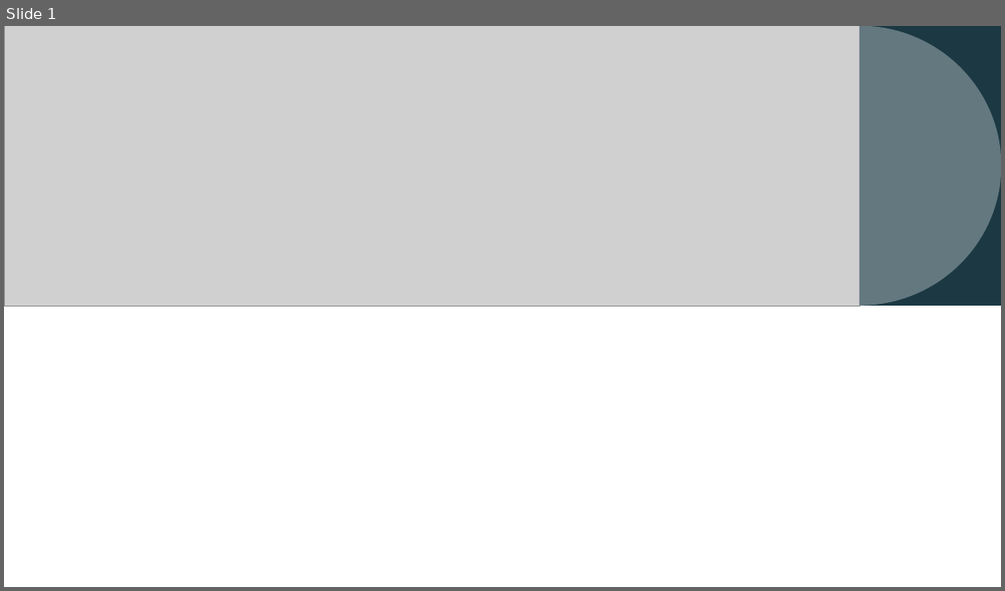
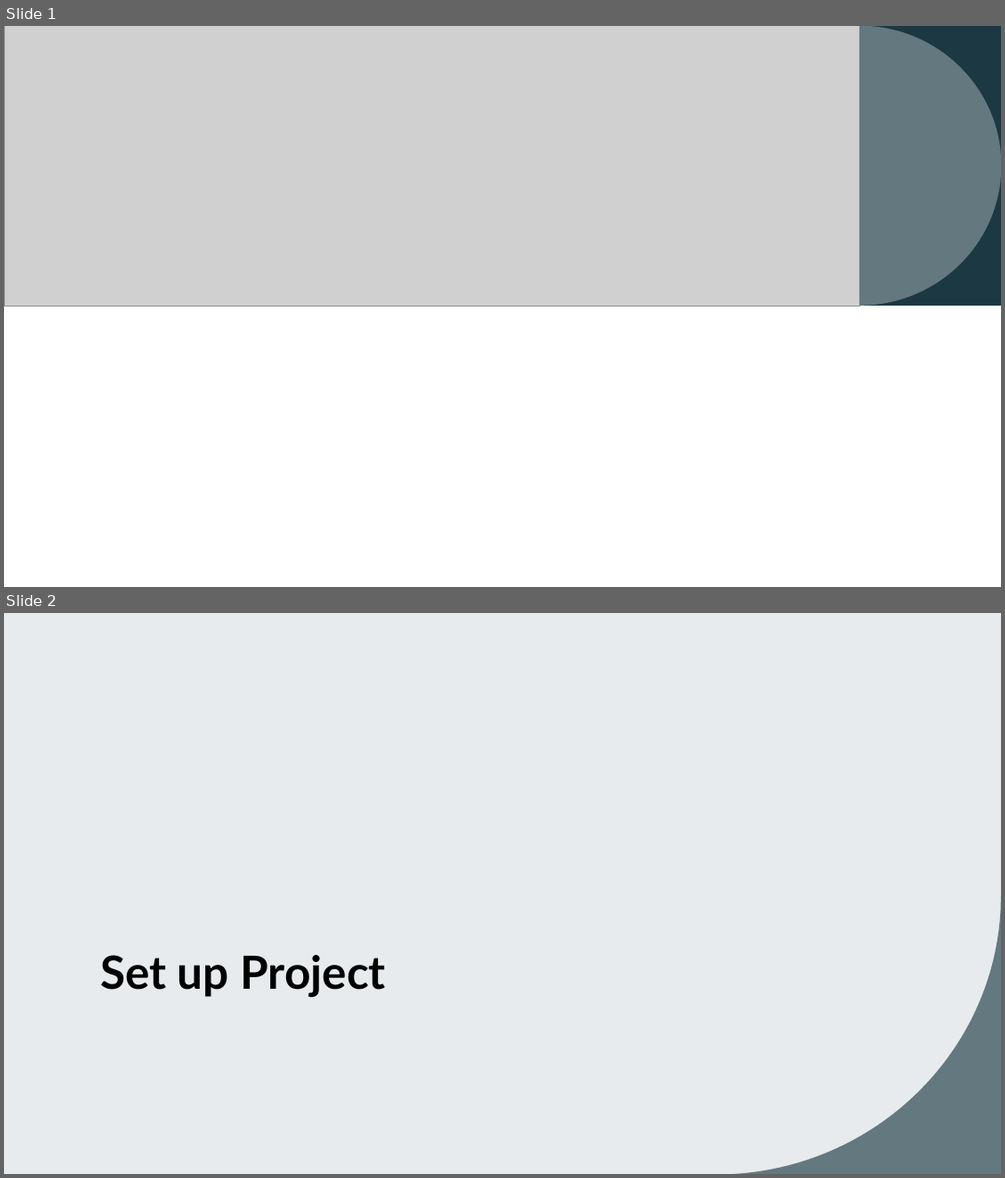
Before and after one commit to josephine-mckelvy/2025-CAH, a slide deck: 2025-06-30 CAH.pptx. Shown one above the other, each under a label of ours: slide 1 before the commit, slides 1 and 2 after it. The pictures are 1005x591 and 1005x1178 pixels, drawn with LibreOffice and Linux fonts; fonts in the diff are those of the drawing; grey boxes stand for pictures. Boxes give left, top, right and bottom in pixels: in the first picture for what was removed or moved away, otherwise in the second. Text is boxed around its words. In the diff, an @@ line names an element or a change of style, - is before the commit and + after.

```diff
--- a/2025-06-30 CAH.pptx
+++ b/2025-06-30 CAH.pptx
@@ slide 2 added at (4,613,1001,1174), background #E7EBED; not listed: 1 template element that a slide beside it also shows @@
@@ title added at (100,955,386,997), 44 pt, text #000000, bold @@
+Set up Project
```
Also in this commit, not shown: 1 slide changed, 9 other slides added, 1 slide removed, 3 other files.
